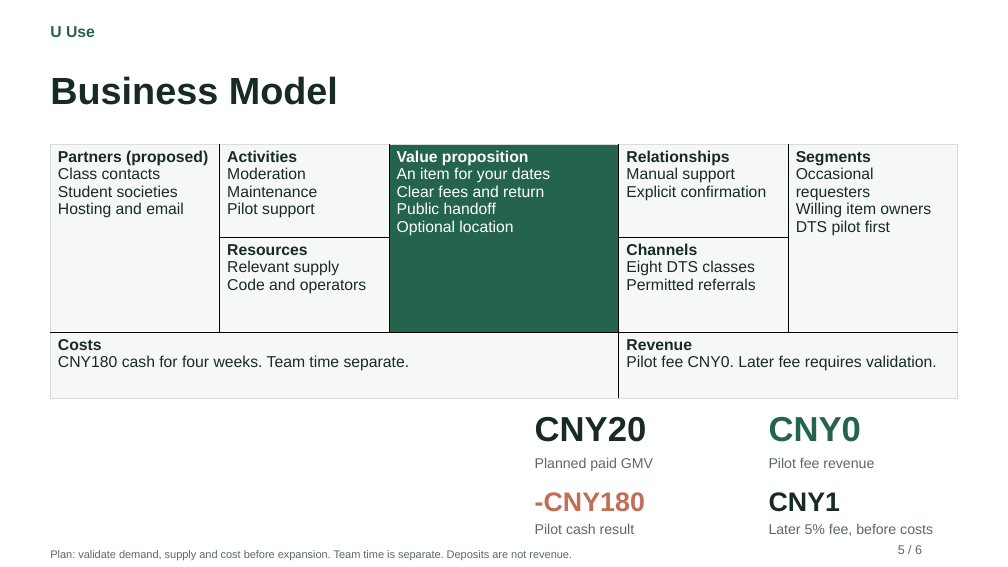
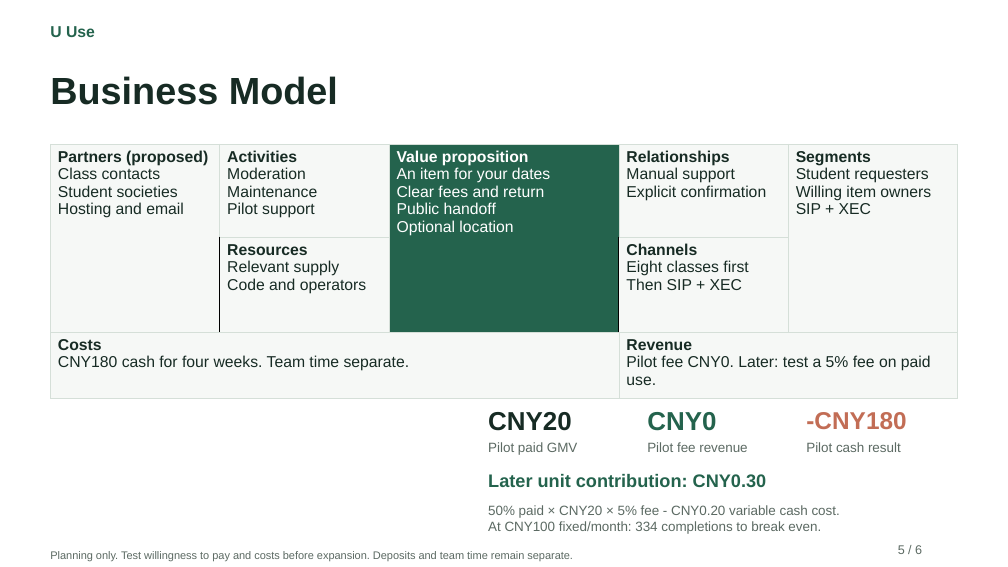
Before and after one commit to Rita020903/U-Use, a slide deck: slide 5 of A1_Current/UUse_A1_6_Slides.pptx. Drawn at 1008x567 pixels with LibreOffice and Linux fonts; fonts in the diff are those of the drawing. Boxes give left, top, right and bottom in pixels: in the first picture for what was removed or moved away, otherwise in the second. Text is boxed around its words. In the diff, an @@ line names an element or a change of style, - is before the commit and + after.

Commit message:
Update A1 scope, team roles and evidence handover

```diff
--- a/A1_Current/UUse_A1_6_Slides.pptx
+++ b/A1_Current/UUse_A1_6_Slides.pptx
@@ table at box(51, 144, 958, 389) @@
-row 1, column 5: Segments / Occasional requesters / Willing item owners / DTS pilot first
+row 1, column 5: Segments / Student requesters / Willing item owners / SIP + XEC
-row 2, column 4: Channels / Eight DTS classes / Permitted referrals
+row 2, column 4: Channels / Eight classes first / Then SIP + XEC
-row 3, column 4: Revenue / Pilot fee CNY0. Later fee requires validation.
+row 3, column 4: Revenue / Pilot fee CNY0. Later: test a 5% fee on paid use.
@@ borders changed @@
@@ text "CNY20": place and size @@
-text "CNY20" at box(535, 417, 647, 442)
+text "CNY20" at box(488, 412, 572, 431)
@@ text "CNY20" at box(488, 412, 572, 431): size 33 to 24.8 pt @@
@@ text "CNY0" at box(647, 412, 716, 431): size 33 to 24.8 pt @@
@@ text "CNY0": place and size @@
-text "CNY0" at box(769, 417, 861, 442)
+text "CNY0" at box(647, 412, 716, 431)
@@ text "-CNY180": place and size @@
-text "-CNY180" at box(535, 492, 645, 512)
+text "-CNY180" at box(806, 412, 906, 429)
@@ text "-CNY180" at box(806, 412, 906, 429): size 25.5 to 23.2 pt @@
@@ text at box(488, 442, 577, 455): text changed; size 13.5 to 12.8 pt @@
-Planned paid GMV
+Pilot paid GMV
@@ text "Pilot fee revenue": place and size @@
-text "Pilot fee revenue" at box(769, 457, 874, 468)
+text "Pilot fee revenue" at box(647, 442, 747, 452)
@@ text "Pilot fee revenue" at box(647, 442, 747, 452): size 13.5 to 12.8 pt @@
@@ text "Pilot cash result" at box(806, 442, 901, 452): size 13.5 to 12.8 pt @@
@@ text "Pilot cash result": place and size @@
-text "Pilot cash result" at box(535, 523, 634, 534)
+text "Pilot cash result" at box(806, 442, 901, 452)
@@ text added at box(488, 474, 767, 487), 17.2 pt, text #24634D, bold @@
+Later unit contribution: CNY0.30
@@ text at box(488, 505, 840, 534): text changed; size 13.5 to 12.8 pt @@
-Later 5% fee, before costs
+50% paid × CNY20 × 5% fee - CNY0.20 variable cash cost.
+At CNY100 fixed/month: 334 completions to break even.
@@ text removed at box(769, 492, 840, 512) @@
-CNY1
@@ text at box(50, 551, 573, 561): text changed @@
-Plan: validate demand, supply and cost before expansion. Team time is separate. Deposits are not revenue.
+Planning only. Test willingness to pay and costs before expansion. Deposits and team time remain separate.
```
Also in this commit, not shown: 5 other slides changed, 12 other files.
